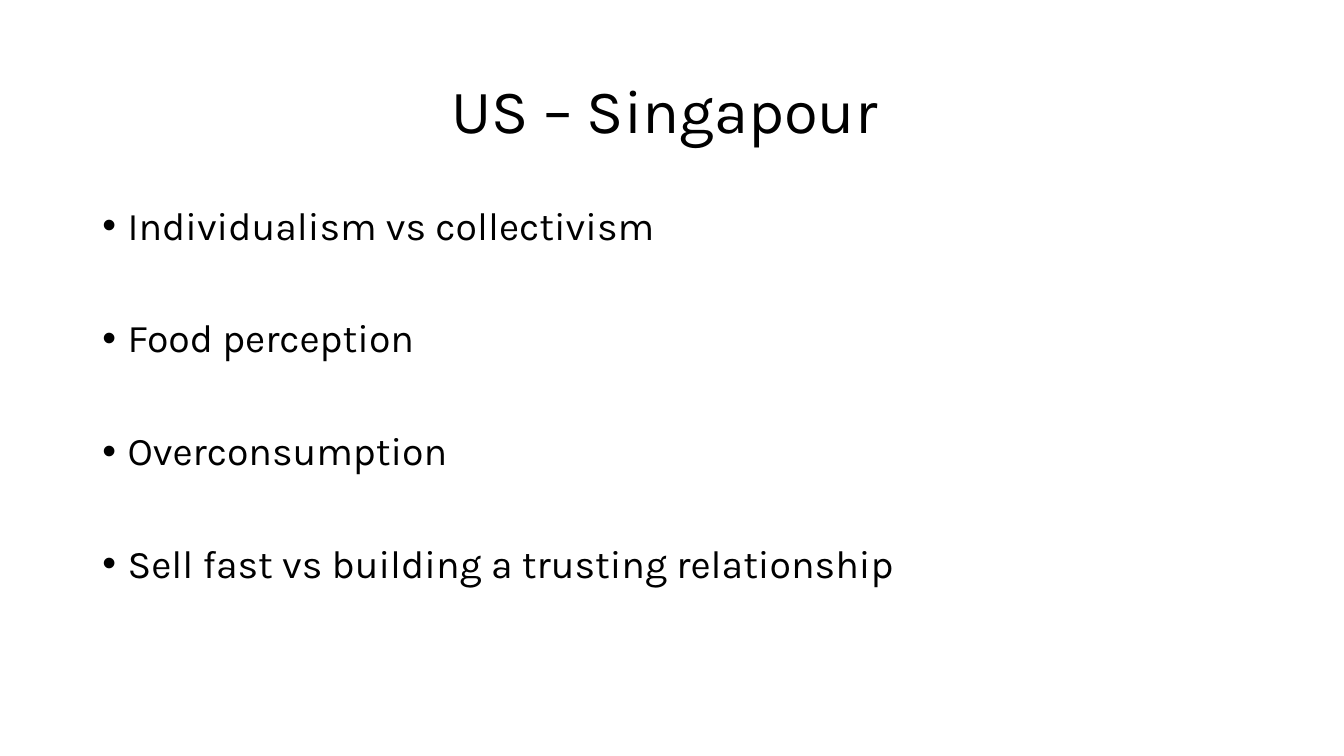
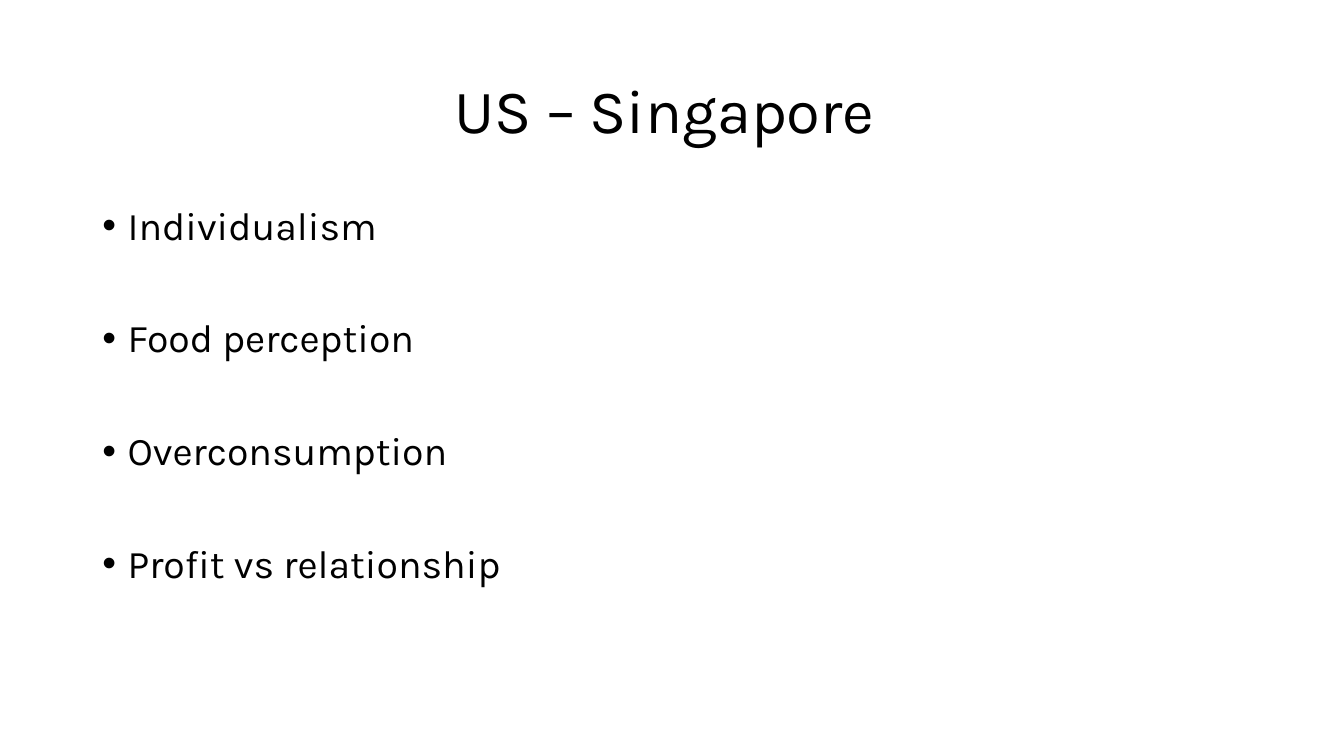
Before and after one commit to Scortail/AnglaisAd, a slide deck: slide 4 of slides.pptx (slide 7 before the commit). Drawn at 1344x756 pixels with LibreOffice and Linux fonts; fonts in the diff are those of the drawing. Boxes give left, top, right and bottom in pixels: in the first picture for what was removed or moved away, otherwise in the second. Text is boxed around its words. In the diff, an @@ line names an element or a change of style, - is before the commit and + after.

```diff
--- a/slides.pptx
+++ b/slides.pptx
@@ title at [454,90,875,148]: text changed @@
-US – Singapour
+US – Singapore
@@ text at [128,213,377,241]: text changed @@
-• Individualism vs collectivism
+• Individualism
@@ text at [128,551,500,588]: text changed @@
-• Sell fast vs building a trusting relationship
+• Profit vs relationship
```
Also in this commit, not shown: 2 other slides changed, 1 slide added, 5 slides removed, 2 other files.
